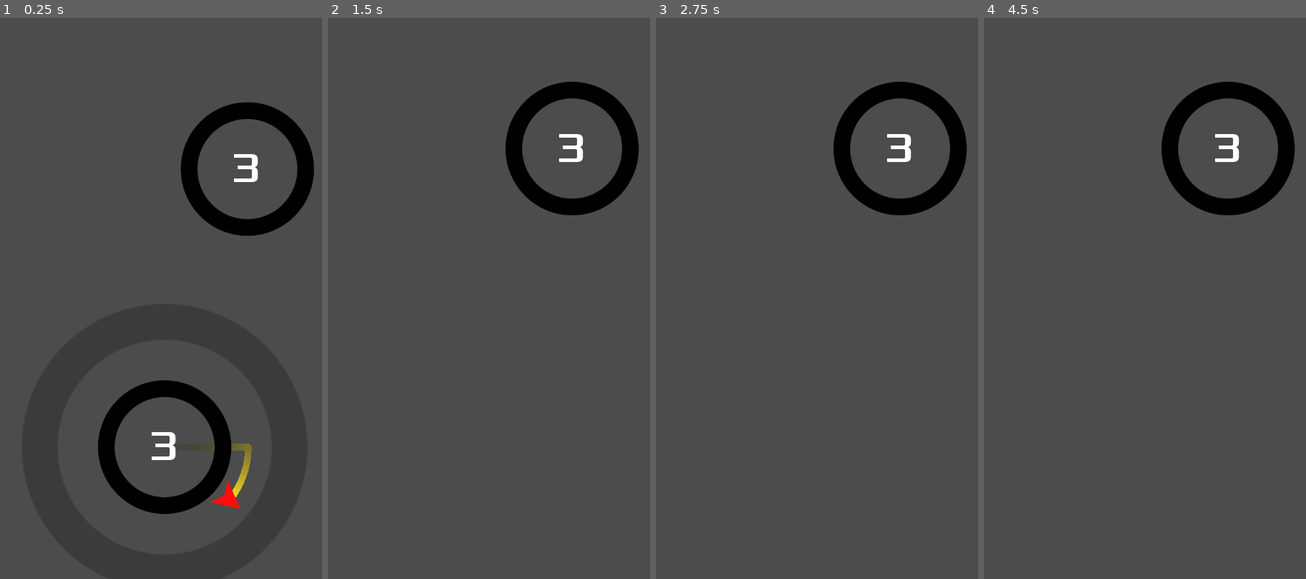
Above: before the commit, frames 1-4 (left to right).
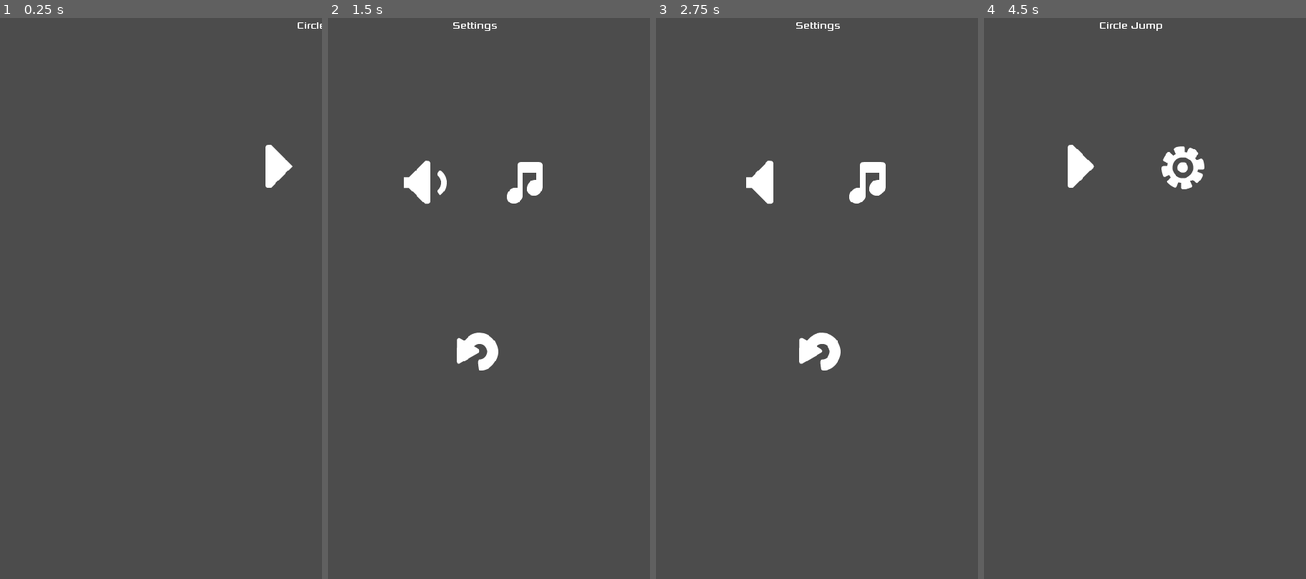
Above: after the commit, the same moments.

Repository: Eyesofbanquo/GodotGame
Game: Godot game, scene res://Main.tscn
The game is run twice, just before and just after one commit, with the same random seed, the same clock (stepped at 60 frames per second) and the same inputs.
Inputs (mouse positions are in pixels of both pictures, inside the frame that each line leads up to):
- Up to frame 1 (0.25 s): no input
- Up to frame 2 (1.5 s): click (540, 163) at 0.52 s; tap Enter at 1.25 s; move the mouse to (559, 264) at 1.27 s; click (559, 264) at 1.42 s
- Up to frame 3 (2.75 s): click (736, 180) at 2.02 s
- Up to frame 4 (4.5 s): click (1196, 180) at 2.77 s; click (1145, 348) at 3.52 s; tap Space at 4.25 s; move the mouse to (1080, 320) at 4.27 s; click (1080, 320) at 4.42 s

The runs differ from the first frame. In frame 1, 8.1% of the frame differs, in the area x 30-100%, y 0-89%; in frame 2, 5.0%; in frame 3, 5.0%; in frame 4, 4.4%.

Commit message:
Finished part 4,5,6

Diff:
--- /dev/null
+++ b/PhoneGame/BaseScreen.gd
@@ -0,0 +1,11 @@
+extends CanvasLayer
+
+onready var tween = $Tween
+
+func appear():
+	tween.interpolate_property(self, "offset:x", 500, 0, 0.5, Tween.TRANS_BACK, Tween.EASE_IN_OUT)
+	tween.start()
+
+func disappear():
+	tween.interpolate_property(self, "offset:x", 0, 500, 0.5, Tween.TRANS_BACK, Tween.EASE_IN_OUT)
+	tween.start()
--- /dev/null
+++ b/PhoneGame/BaseScreen.tscn
@@ -0,0 +1,54 @@
+[gd_scene load_steps=4 format=2]
+
+[ext_resource path="res://assets/fonts/Xolonium-Regular.ttf" type="DynamicFontData" id=1]
+[ext_resource path="res://BaseScreen.gd" type="Script" id=2]
+
+[sub_resource type="DynamicFont" id=1]
+font_data = ExtResource( 1 )
+
+[node name="BaseScreen" type="CanvasLayer"]
+offset = Vector2( 500, 0 )
+transform = Transform2D( 1, 0, 0, 1, 500, 0 )
+script = ExtResource( 2 )
+
+[node name="MarginContainer" type="MarginContainer" parent="."]
+anchor_left = 0.00229505
+anchor_right = 1.0023
+anchor_bottom = 1.0
+custom_constants/margin_right = 20
+custom_constants/margin_top = 20
+custom_constants/margin_left = 20
+custom_constants/margin_bottom = 20
+__meta__ = {
+"_edit_use_anchors_": false
+}
+
+[node name="VBoxContainer" type="VBoxContainer" parent="MarginContainer"]
+margin_left = 20.0
+margin_top = 20.0
+margin_right = 460.0
+margin_bottom = 834.0
+custom_constants/separation = 150
+
+[node name="Label" type="Label" parent="MarginContainer/VBoxContainer"]
+margin_right = 440.0
+margin_bottom = 20.0
+custom_fonts/font = SubResource( 1 )
+text = "Title"
+align = 1
+
+[node name="Buttons" type="HBoxContainer" parent="MarginContainer/VBoxContainer"]
+margin_top = 170.0
+margin_right = 440.0
+margin_bottom = 170.0
+custom_constants/separation = 50
+alignment = 1
+
+[node name="Buttons2" type="HBoxContainer" parent="MarginContainer/VBoxContainer"]
+margin_top = 320.0
+margin_right = 440.0
+margin_bottom = 320.0
+custom_constants/separation = 50
+alignment = 1
+
+[node name="Tween" type="Tween" parent="."]
--- a/PhoneGame/Circle.gd
+++ b/PhoneGame/Circle.gd
@@ -41,6 +41,8 @@
 func check_orbits():
 	if abs($Pivot.rotation - orbit_start) > 2 * PI:
 		current_orbits -= 1
+		if settings.enable_sound:
+			$Beep.play()
 		$Label.text = str(current_orbits)
 		if current_orbits <= 0:
 			jumper.die()
--- /dev/null
+++ b/PhoneGame/GameOverScreen.tscn
@@ -0,0 +1,33 @@
+[gd_scene load_steps=4 format=2]
+
+[ext_resource path="res://BaseScreen.tscn" type="PackedScene" id=1]
+[ext_resource path="res://assets/images/buttons/return.png" type="Texture" id=2]
+[ext_resource path="res://assets/images/buttons/home.png" type="Texture" id=3]
+
+[node name="GameOverScreen" instance=ExtResource( 1 )]
+
+[node name="Label" parent="MarginContainer/VBoxContainer" index="0"]
+text = "Game Over"
+
+[node name="Buttons" parent="MarginContainer/VBoxContainer" index="1"]
+margin_bottom = 270.0
+
+[node name="Home" type="TextureButton" parent="MarginContainer/VBoxContainer/Buttons" index="0" groups=[
+"buttons",
+]]
+margin_left = 95.0
+margin_right = 195.0
+margin_bottom = 100.0
+texture_normal = ExtResource( 3 )
+
+[node name="Return" type="TextureButton" parent="MarginContainer/VBoxContainer/Buttons" index="1" groups=[
+"buttons",
+]]
+margin_left = 245.0
+margin_right = 345.0
+margin_bottom = 100.0
+texture_normal = ExtResource( 2 )
+
+[node name="Buttons2" parent="MarginContainer/VBoxContainer" index="2"]
+margin_top = 420.0
+margin_bottom = 420.0
--- /dev/null
+++ b/PhoneGame/HUD.gd
@@ -0,0 +1,14 @@
+extends CanvasLayer
+
+func show_message(text):
+	$Message.text = text
+	$AnimationPlayer.play("show_message")
+
+func hide():
+	$ScoreBox.hide()
+
+func show():
+	$ScoreBox.show()
+
+func update_score(value):
+	$ScoreBox/HBoxContainer/Score.text = str(value)
--- /dev/null
+++ b/PhoneGame/HUD.tscn
@@ -0,0 +1,143 @@
+[gd_scene load_steps=8 format=2]
+
+[ext_resource path="res://assets/fonts/Xolonium-Regular.ttf" type="DynamicFontData" id=1]
+[ext_resource path="res://HUD.gd" type="Script" id=2]
+
+[sub_resource type="DynamicFont" id=1]
+size = 32
+font_data = ExtResource( 1 )
+
+[sub_resource type="DynamicFont" id=2]
+size = 64
+font_data = ExtResource( 1 )
+
+[sub_resource type="DynamicFont" id=3]
+size = 64
+font_data = ExtResource( 1 )
+
+[sub_resource type="Animation" id=4]
+resource_name = "init"
+length = 0.1
+tracks/0/type = "value"
+tracks/0/path = NodePath("Message:custom_fonts/font:size")
+tracks/0/interp = 1
+tracks/0/loop_wrap = true
+tracks/0/imported = false
+tracks/0/enabled = true
+tracks/0/keys = {
+"times": PoolRealArray( 0, 0.1 ),
+"transitions": PoolRealArray( 1, 1 ),
+"update": 1,
+"values": [ 64, 64 ]
+}
+tracks/1/type = "value"
+tracks/1/path = NodePath("Message:visible")
+tracks/1/interp = 1
+tracks/1/loop_wrap = true
+tracks/1/imported = false
+tracks/1/enabled = true
+tracks/1/keys = {
+"times": PoolRealArray( 0 ),
+"transitions": PoolRealArray( 1 ),
+"update": 1,
+"values": [ false ]
+}
+
+[sub_resource type="Animation" id=5]
+resource_name = "show_message"
+length = 0.75
+tracks/0/type = "value"
+tracks/0/path = NodePath("Message:visible")
+tracks/0/interp = 1
+tracks/0/loop_wrap = true
+tracks/0/imported = false
+tracks/0/enabled = true
+tracks/0/keys = {
+"times": PoolRealArray( 0 ),
+"transitions": PoolRealArray( 1 ),
+"update": 1,
+"values": [ true ]
+}
+tracks/1/type = "value"
+tracks/1/path = NodePath("Message:custom_fonts/font:size")
+tracks/1/interp = 1
+tracks/1/loop_wrap = true
+tracks/1/imported = false
+tracks/1/enabled = true
+tracks/1/keys = {
+"times": PoolRealArray( 0, 0.7 ),
+"transitions": PoolRealArray( 1, 1 ),
+"update": 0,
+"values": [ 64, 128 ]
+}
+tracks/2/type = "value"
+tracks/2/path = NodePath("Message:modulate")
+tracks/2/interp = 1
+tracks/2/loop_wrap = true
+tracks/2/imported = false
+tracks/2/enabled = true
+tracks/2/keys = {
+"times": PoolRealArray( 0, 0.7 ),
+"transitions": PoolRealArray( 1, 1 ),
+"update": 0,
+"values": [ Color( 1, 1, 1, 1 ), Color( 1, 1, 1, 0 ) ]
+}
+
+[node name="HUD" type="CanvasLayer"]
+script = ExtResource( 2 )
+
+[node name="ScoreBox" type="MarginContainer" parent="."]
+anchor_top = 1.0
+anchor_right = 1.0
+anchor_bottom = 1.0
+margin_top = -118.0
+custom_constants/margin_right = 20
+custom_constants/margin_top = 20
+custom_constants/margin_left = 20
+custom_constants/margin_bottom = 20
+__meta__ = {
+"_edit_use_anchors_": false
+}
+
+[node name="HBoxContainer" type="HBoxContainer" parent="ScoreBox"]
+margin_left = 20.0
+margin_top = 20.0
+margin_right = 460.0
+margin_bottom = 98.0
+alignment = 2
+
+[node name="Label" type="Label" parent="ScoreBox/HBoxContainer"]
+margin_left = 205.0
+margin_right = 301.0
+margin_bottom = 78.0
+size_flags_vertical = 5
+custom_fonts/font = SubResource( 1 )
+text = "Score"
+
+[node name="Score" type="Label" parent="ScoreBox/HBoxContainer"]
+margin_left = 305.0
+margin_right = 440.0
+margin_bottom = 78.0
+custom_fonts/font = SubResource( 2 )
+text = "100"
+
+[node name="Message" type="Label" parent="."]
+visible = false
+anchor_top = 0.5
+anchor_right = 1.0
+anchor_bottom = 0.5
+margin_top = -39.0
+margin_bottom = 39.0
+grow_vertical = 2
+custom_fonts/font = SubResource( 3 )
+text = "Message"
+align = 1
+valign = 1
+clip_text = true
+__meta__ = {
+"_edit_use_anchors_": false
+}
+
+[node name="AnimationPlayer" type="AnimationPlayer" parent="."]
+anims/init = SubResource( 4 )
+anims/show_message = SubResource( 5 )
--- a/PhoneGame/Jumper.gd
+++ b/PhoneGame/Jumper.gd
@@ -1,6 +1,7 @@
 extends Area2D
 
 signal captured
+signal died
 
 onready var trail = $Trail/Points
 
@@ -19,6 +20,8 @@
 	target = null
 	#transform.x is the direction we're pointing in
 	velocity = transform.x * jump_speed
+	if settings.enable_sound:
+		$Jump.play()
 
 # This is called when the player connects to a circle
 # It sets the target = to the circle's Area2D
@@ -31,6 +34,8 @@
 	# And it sets the Pivot angle to this angle so that the player always snaps to this place
 	velocity = Vector2.ZERO
 	emit_signal("captured", area)
+	if settings.enable_sound:
+		$Capture.play()
 
 func _physics_process(delta):
 	if trail.points.size() > trail_length:
@@ -53,4 +58,5 @@
 
 func _on_VisibilityNotifier2D_screen_exited():
 	if !target:
+		emit_signal("died")
 		die()
--- a/PhoneGame/Main.gd
+++ b/PhoneGame/Main.gd
@@ -5,20 +5,31 @@
 var Jumper = preload("res://objects/Jumper.tscn")
 
 var player
+var score = 0
 
 func _ready():
 	randomize()
-	new_game()
+	$HUD.hide()
+
 
 func new_game():
+	score = 0
+	$HUD.update_score(score)
 	$Camera2D.position = $StartPosition.position
 	player = Jumper.instance()
 	player.position = $StartPosition.position
 	add_child(player)
+	player.connect("died", self, "_on_Jumper_died")
 	player.connect("captured", self, "_on_Jumper_captured")
 
 	# create a circle at the start position
 	spawn_circle($StartPosition.position)
+
+	$HUD.show()
+	$HUD.show_message("Go!")
+
+	if settings.enable_music:
+		$Music.play()
 
 func spawn_circle(_position=null):
 	var c = Circle.instance()
@@ -36,3 +47,12 @@
 	$Camera2D.position = object.position
 	object.capture(player)
 	call_deferred("spawn_circle")
+	score += 1
+	$HUD.update_score(score)
+
+func _on_Jumper_died():
+	get_tree().call_group("circles", "implode")
+	$Screens.game_over()
+	$HUD.hide()
+	if settings.enable_music:
+		$Music.stop()
--- a/PhoneGame/Main.tscn
+++ b/PhoneGame/Main.tscn
@@ -1,6 +1,9 @@
-[gd_scene load_steps=2 format=2]
+[gd_scene load_steps=5 format=2]
 
 [ext_resource path="res://Main.gd" type="Script" id=1]
+[ext_resource path="res://Screens.tscn" type="PackedScene" id=2]
+[ext_resource path="res://HUD.tscn" type="PackedScene" id=3]
+[ext_resource path="res://assets/audio/Music_Light-Puzzles.ogg" type="AudioStream" id=4]
 
 [node name="Main" type="Node"]
 script = ExtResource( 1 )
@@ -14,3 +17,12 @@
 current = true
 smoothing_enabled = true
 smoothing_speed = 8.0
+
+[node name="Screens" parent="." instance=ExtResource( 2 )]
+
+[node name="HUD" parent="." instance=ExtResource( 3 )]
+
+[node name="Music" type="AudioStreamPlayer" parent="."]
+stream = ExtResource( 4 )
+
+[connection signal="start_game" from="Screens" to="." method="new_game"]
--- /dev/null
+++ b/PhoneGame/Screens.gd
@@ -0,0 +1,52 @@
+extends Node
+
+signal start_game
+
+var current_screen = null
+var sound_buttons = {true: preload("res://assets/images/buttons/audioOn.png"),
+					false: preload("res://assets/images/buttons/audioOff.png")}
+var music_buttons = {true: preload("res://assets/images/buttons/musicOn.png"),
+					false: preload("res://assets/images/buttons/musicOff.png")}
+
+func _ready():
+	register_buttons()
+	change_screen($TitleScreen)
+
+func register_buttons():
+	var buttons = get_tree().get_nodes_in_group("buttons")
+	for button in buttons:
+		button.connect("pressed", self, "_on_button_pressed", [button])
+
+func _on_button_pressed(button):
+	if settings.enable_sound:
+		$Click.play()
+	match button.name:
+		"Home":
+			change_screen($TitleScreen)
+		"Return":
+			change_screen($TitleScreen)
+		"Play":
+			change_screen(null)
+			yield(get_tree().create_timer(0.5), "timeout")
+			emit_signal("start_game")
+		"Settings":
+			change_screen($SettingsScreen)
+		"Sound":
+			settings.enable_sound = !settings.enable_sound
+			button.texture_normal = sound_buttons[settings.enable_sound]
+		"Music":
+			settings.enable_music = !settings.enable_music
+			button.texture_normal = music_buttons[settings.enable_music]
+
+func change_screen(new_screen):
+	if current_screen:
+		current_screen.disappear()
+		yield(current_screen.tween, "tween_completed")
+	current_screen = new_screen
+
+	if new_screen:
+		current_screen.appear()
+		yield(current_screen.tween, "tween_completed")
+
+func game_over():
+	change_screen($GameOverScreen)
--- /dev/null
+++ b/PhoneGame/Screens.tscn
@@ -0,0 +1,19 @@
+[gd_scene load_steps=6 format=2]
+
+[ext_resource path="res://TitleScreen.tscn" type="PackedScene" id=1]
+[ext_resource path="res://GameOverScreen.tscn" type="PackedScene" id=2]
+[ext_resource path="res://SettingsScreen.tscn" type="PackedScene" id=3]
+[ext_resource path="res://Screens.gd" type="Script" id=4]
+[ext_resource path="res://assets/audio/menu_click.wav" type="AudioStream" id=5]
+
+[node name="Screens" type="Node"]
+script = ExtResource( 4 )
+
+[node name="GameOverScreen" parent="." instance=ExtResource( 2 )]
+
+[node name="SettingsScreen" parent="." instance=ExtResource( 3 )]
+
+[node name="TitleScreen" parent="." instance=ExtResource( 1 )]
+
+[node name="Click" type="AudioStreamPlayer" parent="."]
+stream = ExtResource( 5 )
--- /dev/null
+++ b/PhoneGame/SettingsScreen.tscn
@@ -0,0 +1,45 @@
+[gd_scene load_steps=5 format=2]
+
+[ext_resource path="res://BaseScreen.tscn" type="PackedScene" id=1]
+[ext_resource path="res://assets/images/buttons/return.png" type="Texture" id=2]
+[ext_resource path="res://assets/images/buttons/audioOn.png" type="Texture" id=3]
+[ext_resource path="res://assets/images/buttons/musicOn.png" type="Texture" id=4]
+
+[node name="SettingsScreen" instance=ExtResource( 1 )]
+
+[node name="Label" parent="MarginContainer/VBoxContainer" index="0"]
+margin_bottom = 43.0
+text = "Settings
+"
+
+[node name="Buttons" parent="MarginContainer/VBoxContainer" index="1"]
+margin_top = 193.0
+margin_bottom = 293.0
+
+[node name="Sound" type="TextureButton" parent="MarginContainer/VBoxContainer/Buttons" index="0" groups=[
+"buttons",
+]]
+margin_left = 95.0
+margin_right = 195.0
+margin_bottom = 100.0
+texture_normal = ExtResource( 3 )
+
+[node name="Music" type="TextureButton" parent="MarginContainer/VBoxContainer/Buttons" index="1" groups=[
+"buttons",
+]]
+margin_left = 245.0
+margin_right = 345.0
+margin_bottom = 100.0
+texture_normal = ExtResource( 4 )
+
+[node name="Buttons2" parent="MarginContainer/VBoxContainer" index="2"]
+margin_top = 443.0
+margin_bottom = 543.0
+
+[node name="Return" type="TextureButton" parent="MarginContainer/VBoxContainer/Buttons2" index="0" groups=[
+"buttons",
+]]
+margin_left = 170.0
+margin_right = 270.0
+margin_bottom = 100.0
+texture_normal = ExtResource( 2 )
--- /dev/null
+++ b/PhoneGame/TitleScreen.tscn
@@ -0,0 +1,33 @@
+[gd_scene load_steps=4 format=2]
+
+[ext_resource path="res://assets/images/buttons/right.png" type="Texture" id=1]
+[ext_resource path="res://BaseScreen.tscn" type="PackedScene" id=2]
+[ext_resource path="res://assets/images/buttons/gear.png" type="Texture" id=3]
+
+[node name="TitleScreen" instance=ExtResource( 2 )]
+
+[node name="Label" parent="MarginContainer/VBoxContainer" index="0"]
+text = "Circle Jump"
+
+[node name="Buttons" parent="MarginContainer/VBoxContainer" index="1"]
+margin_bottom = 270.0
+
+[node name="Play" type="TextureButton" parent="MarginContainer/VBoxContainer/Buttons" index="0" groups=[
+"buttons",
+]]
+margin_left = 95.0
+margin_right = 195.0
+margin_bottom = 100.0
+texture_normal = ExtResource( 1 )
+
+[node name="Settings" type="TextureButton" parent="MarginContainer/VBoxContainer/Buttons" index="1" groups=[
+"buttons",
+]]
+margin_left = 245.0
+margin_right = 345.0
+margin_bottom = 100.0
+texture_normal = ExtResource( 3 )
+
+[node name="Buttons2" parent="MarginContainer/VBoxContainer" index="2"]
+margin_top = 420.0
+margin_bottom = 420.0
--- a/PhoneGame/objects/Circle.tscn
+++ b/PhoneGame/objects/Circle.tscn
@@ -1,11 +1,12 @@
-[gd_scene load_steps=10 format=2]
+[gd_scene load_steps=11 format=2]
 
 [ext_resource path="res://assets/images/circle1_n.png" type="Texture" id=1]
 [ext_resource path="res://Circle.gd" type="Script" id=2]
 [ext_resource path="res://color.gdshader" type="Shader" id=3]
 [ext_resource path="res://assets/fonts/Xolonium-Regular.ttf" type="DynamicFontData" id=4]
+[ext_resource path="res://assets/audio/89.ogg" type="AudioStream" id=5]
 
-[sub_resource type="ShaderMaterial" id=1]
+[sub_resource type="ShaderMaterial" id=6]
 shader = ExtResource( 3 )
 shader_param/color = null
 
@@ -85,16 +86,18 @@
 size = 64
 font_data = ExtResource( 4 )
 
-[node name="Circle" type="Area2D"]
+[node name="Circle" type="Area2D" groups=[
+"circles",
+]]
 script = ExtResource( 2 )
 
 [node name="Sprite" type="Sprite" parent="."]
-material = SubResource( 1 )
+material = SubResource( 6 )
 texture = ExtResource( 1 )
 
 [node name="SpriteEffect" type="Sprite" parent="."]
 modulate = Color( 1, 1, 1, 0 )
-material = SubResource( 1 )
+material = SubResource( 6 )
 scale = Vector2( 3, 3 )
 texture = ExtResource( 1 )
 
@@ -122,3 +125,6 @@
 __meta__ = {
 "_edit_use_anchors_": false
 }
+
+[node name="Beep" type="AudioStreamPlayer" parent="."]
+stream = ExtResource( 5 )
--- a/PhoneGame/objects/Jumper.tscn
+++ b/PhoneGame/objects/Jumper.tscn
@@ -1,8 +1,10 @@
-[gd_scene load_steps=6 format=2]
+[gd_scene load_steps=8 format=2]
 
 [ext_resource path="res://assets/images/jumper.png" type="Texture" id=1]
 [ext_resource path="res://Jumper.gd" type="Script" id=2]
 [ext_resource path="res://color.gdshader" type="Shader" id=3]
+[ext_resource path="res://assets/audio/70.ogg" type="AudioStream" id=4]
+[ext_resource path="res://assets/audio/88.ogg" type="AudioStream" id=5]
 
 [sub_resource type="ShaderMaterial" id=1]
 shader = ExtResource( 3 )
@@ -33,5 +35,11 @@
 begin_cap_mode = 2
 end_cap_mode = 2
 
+[node name="Jump" type="AudioStreamPlayer" parent="."]
+stream = ExtResource( 4 )
+
+[node name="Capture" type="AudioStreamPlayer" parent="."]
+stream = ExtResource( 5 )
+
 [connection signal="area_entered" from="." to="." method="_on_Jumper_area_entered"]
 [connection signal="screen_exited" from="VisibilityNotifier2D" to="." method="_on_VisibilityNotifier2D_screen_exited"]
--- a/PhoneGame/project.godot
+++ b/PhoneGame/project.godot
@@ -13,6 +13,10 @@
 config/name="PhoneGame"
 run/main_scene="res://Main.tscn"
 config/icon="res://icon.png"
+
+[autoload]
+
+settings="*res://settings.gd"
 
 [display]
 
--- /dev/null
+++ b/PhoneGame/settings.gd
@@ -0,0 +1,6 @@
+extends Node
+
+var enable_sound = true
+var enable_music = true
+
+var circles_per_level = 5
